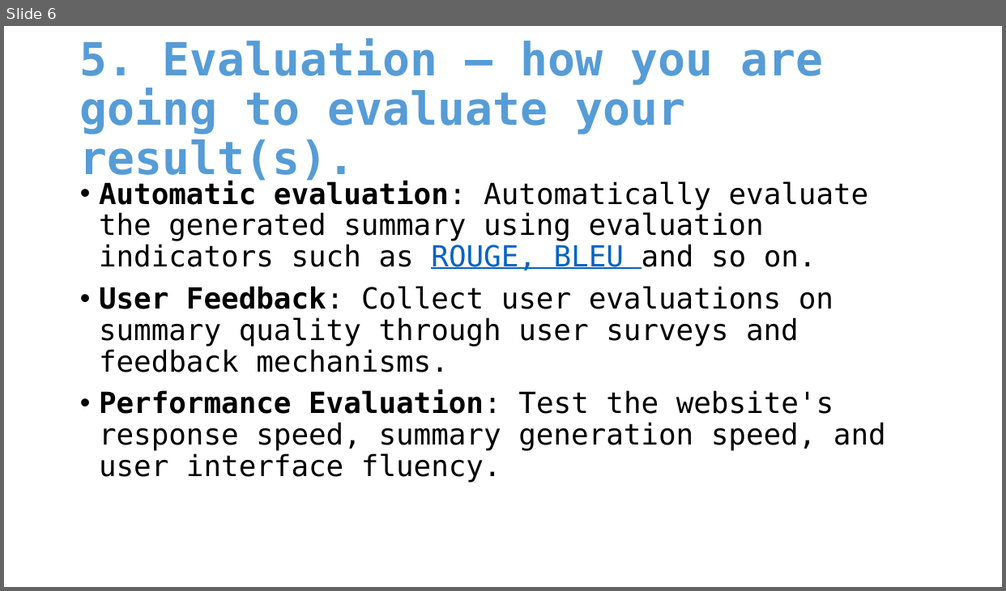
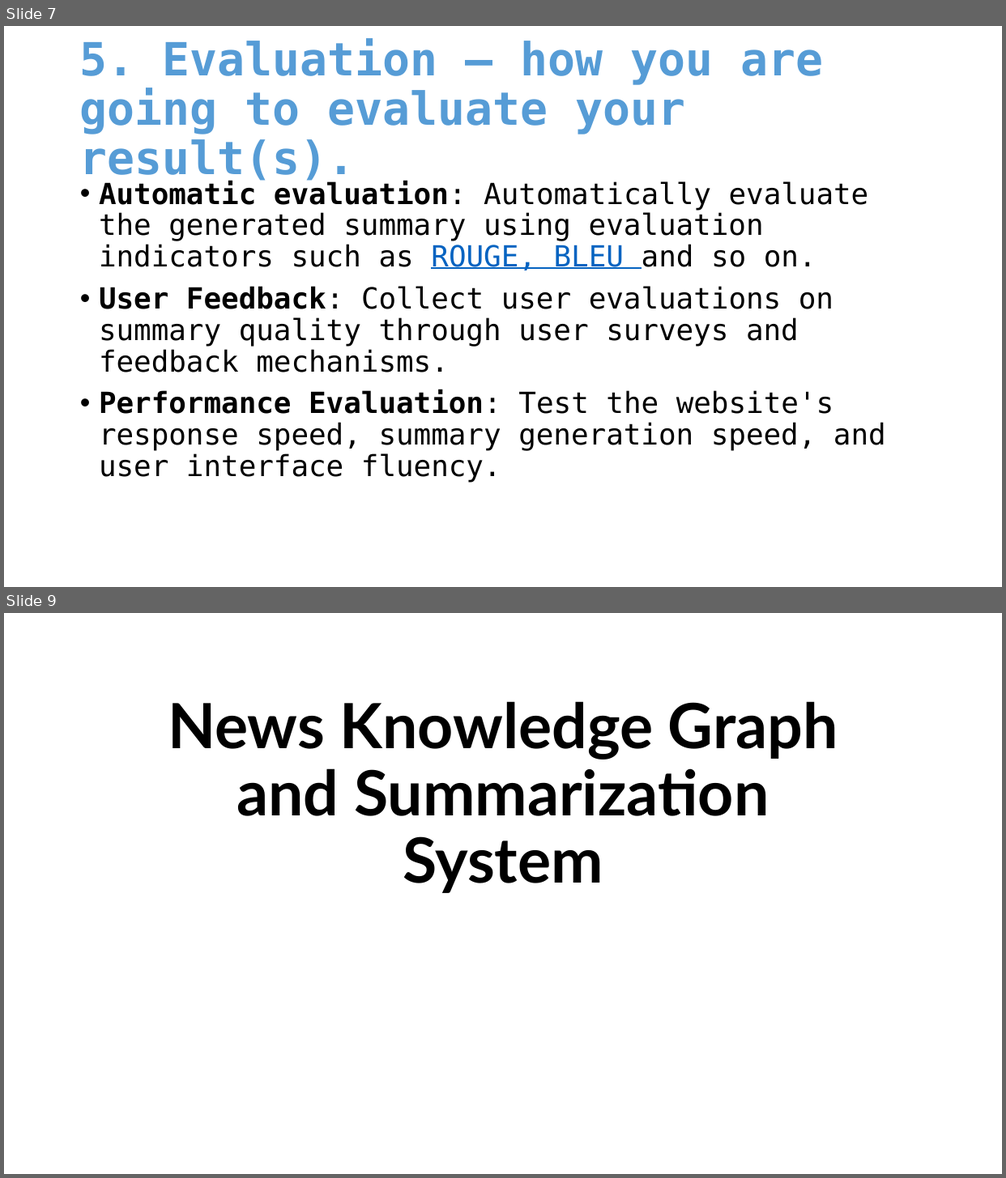
Before and after one commit to VergilOP/Note, a slide deck: University/3rd/Project/Proposal.pptx. Shown one above the other, each under a label of ours: slide 6 before the commit, slides 7 and 9 after it; the slides between them are not shown. The pictures are 1006x591 and 1006x1178 pixels, drawn with LibreOffice and Linux fonts; fonts in the diff are those of the drawing. Boxes give left, top, right and bottom in pixels: in the first picture for what was removed or moved away, otherwise in the second. Text is boxed around its words. In the diff, an @@ line names an element or a change of style, - is before the commit and + after.

```diff
--- a/University/3rd/Project/Proposal.pptx
+++ b/University/3rd/Project/Proposal.pptx
@@ slide 9 added at (x1=4, y1=613, x2=1002, y2=1174), background #FFFFFF @@
@@ title added at (x1=168, y1=701, x2=838, y2=893), 60 pt, text #000000, bold @@
+News Knowledge Graph and Summarization System
@@ what was slide 6 is now slide 7 @@
```
Also in this commit, not shown: 4 slides changed, 5 other slides added, 1 slide removed, 8 other files.
